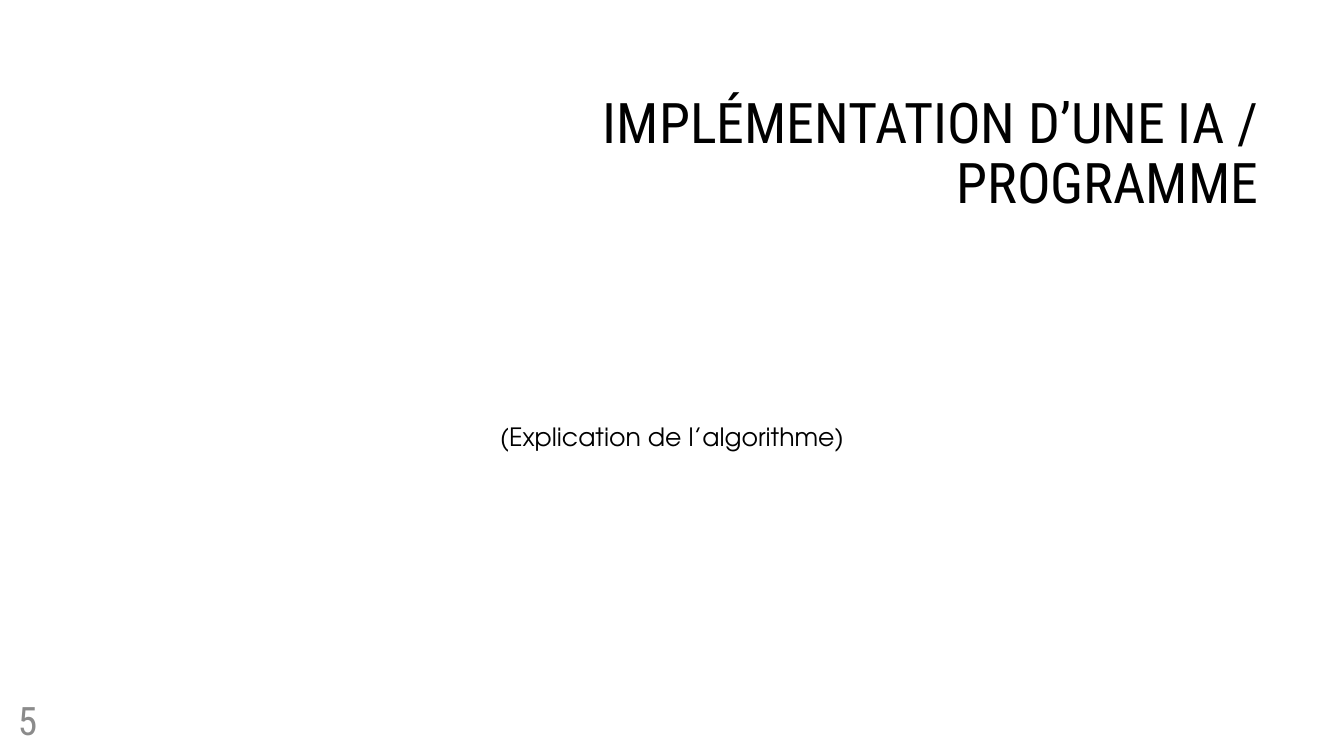
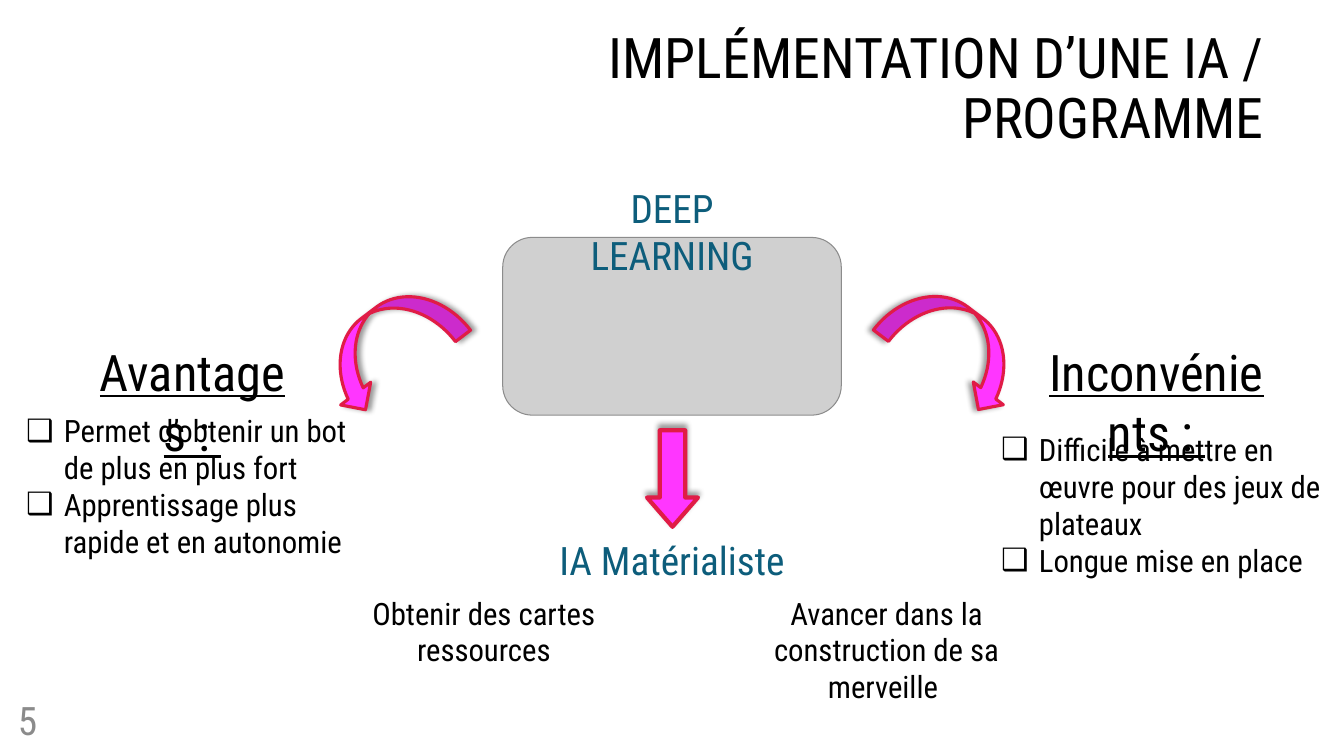
Before and after one commit to Sofiane-Sif/7WondersArchitect, a slide deck: slide 5 of Soutenance-Java.pptx. Drawn at 1344x756 pixels with LibreOffice and Linux fonts; fonts in the diff are those of the drawing; grey boxes stand for pictures; background and template pictures are left out. Boxes give left, top, right and bottom in pixels: in the first picture for what was removed or moved away, otherwise in the second. Text is boxed around its words. In the diff, an @@ line names an element or a change of style, - is before the commit and + after.

```diff
--- a/Soutenance-Java.pptx
+++ b/Soutenance-Java.pptx
@@ title "IMPLÉMENTATION D’UNE IA / PROGRAMME" moved from (x1=603, y1=92, x2=1259, y2=204) to (x1=608, y1=27, x2=1264, y2=139) @@
@@ text added at (x1=591, y1=195, x2=754, y2=271), 28 pt, text #0D5D7B @@
+DEEP LEARNING
@@ picture added at (x1=503, y1=238, x2=842, y2=415) @@
@@ curved right arrow added at (x1=305, y1=270, x2=470, y2=421), fill #FF36FF, outline #E01C46 2.25 pt @@
@@ curved right arrow added at (x1=874, y1=270, x2=1039, y2=421), fill #FF36FF, outline #E01C46 2.25 pt @@
@@ text added at (x1=84, y1=336, x2=301, y2=407), 36 pt, text #000000, underline @@
+Avantages :
@@ text added at (x1=1040, y1=336, x2=1274, y2=407), 36 pt, text #000000, underline @@
+Inconvénients :
@@ text added at (x1=64, y1=419, x2=347, y2=560), 22 pt, text #000000 @@
+❑ Permet d’obtenir un bot de plus en plus fort
+❑ Apprentissage plus rapide et en autonomie
@@ text removed at (x1=500, y1=427, x2=844, y2=452) @@
-(Explication de l’algorithme)
@@ down arrow added at (x1=647, y1=431, x2=699, y2=527), fill #FF36FF, outline #E01C46 3 pt @@
@@ text added at (x1=1039, y1=433, x2=1321, y2=579), 22 pt, text #000000 @@
+❑ Difficile à mettre en œuvre pour des jeux de plateaux
+❑ Longue mise en place
@@ text added at (x1=559, y1=545, x2=785, y2=576), 28 pt, text #0D5D7B @@
+IA Matérialiste
@@ text added at (x1=372, y1=602, x2=596, y2=662), 22 pt, text #000000 @@
+Obtenir des cartes ressources
@@ text added at (x1=774, y1=602, x2=999, y2=699), 22 pt, text #000000 @@
+Avancer dans la construction de sa merveille
```
Also in this commit, not shown: 2 other slides changed, 1 slide added, 1 other file.
